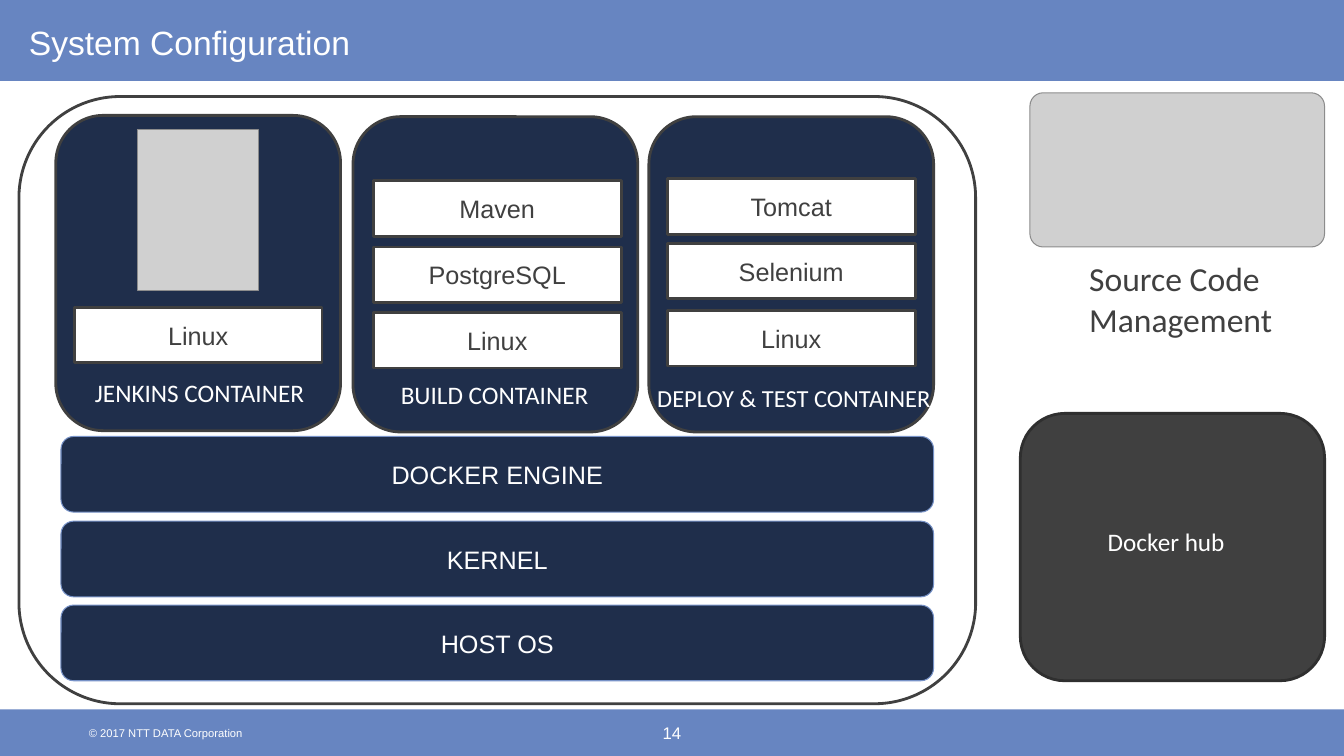
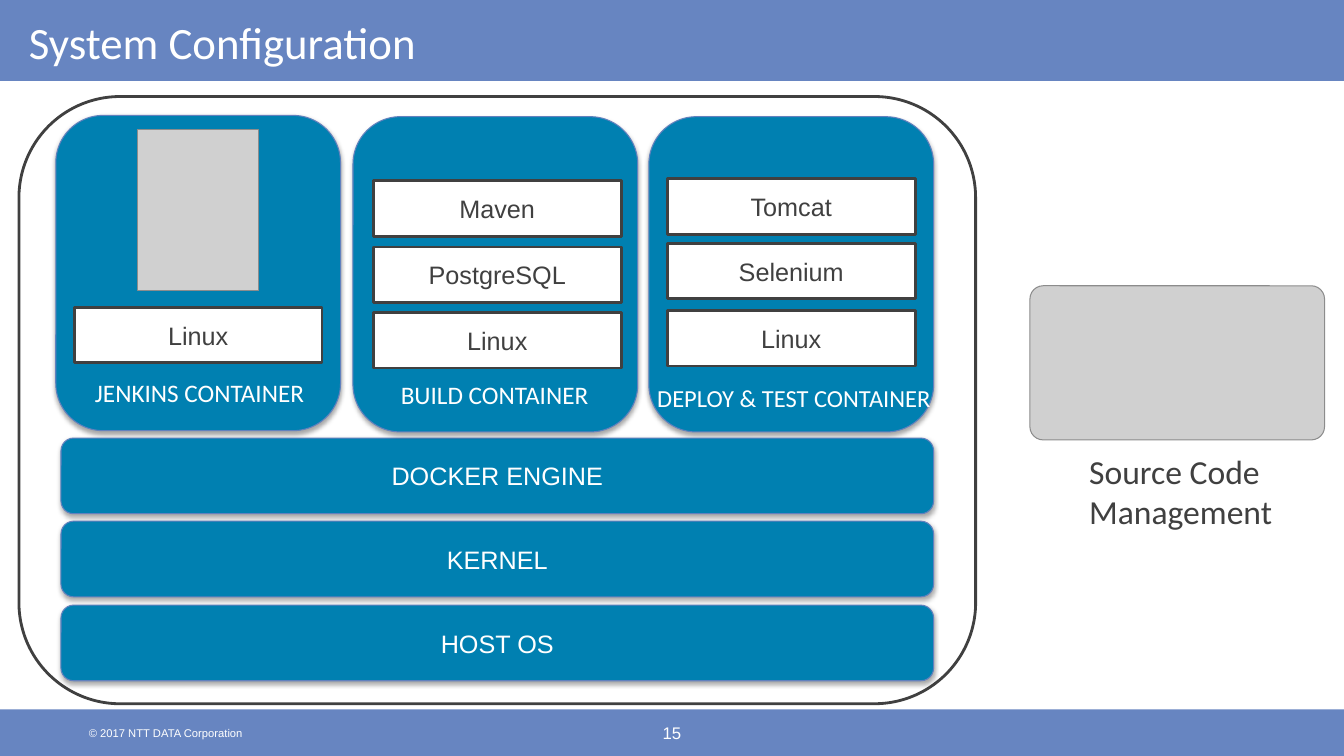
Before and after one commit to shaayaan16/segfaultshooter, a slide deck: slide 15 of Final Presentation.pptx (slide 14 before the commit). Drawn at 1344x756 pixels with LibreOffice and Linux fonts; fonts in the diff are those of the drawing; grey boxes stand for pictures; background and template pictures are left out. Boxes give left, top, right and bottom in pixels: in the first picture for what was removed or moved away, otherwise in the second. Text is boxed around its words. In the diff, an @@ line names an element or a change of style, - is before the commit and + after.

```diff
--- a/Final Presentation.pptx
+++ b/Final Presentation.pptx
@@ title "System Configuration" at [29,28,416,67]: size 24 to 32 pt, font Arial to Calibri @@
@@ fill #1F2E4B to #0080B1; outline #404040 2 pt to #6381BF 0.75 pt; shadow on in 3 elements at [649,117,934,433], [55,116,340,432], [353,117,637,433] @@
@@ picture: place and size @@
-picture at [1030,93,1325,247]
+picture at [1030,286,1325,441]
@@ rounded rectangle removed at [1020,413,1325,681] @@
@@ fill #1F2E4B to #0080B1; outline #7792C7 0.75 pt to #6381BF 0.75 pt; shadow on in 3 elements at [62,521,935,597], [62,605,935,681], [62,439,935,514] @@
@@ text "Source Code Management": place and size @@
-text "Source Code Management" at [1089,267,1272,338]
+text "Source Code Management" at [1089,460,1272,530]
@@ page number at [663,727,682,739]: text changed @@
-14
+15
```
Also in this commit, not shown: 9 other slides changed, 9 slides added, 6 slides removed.
